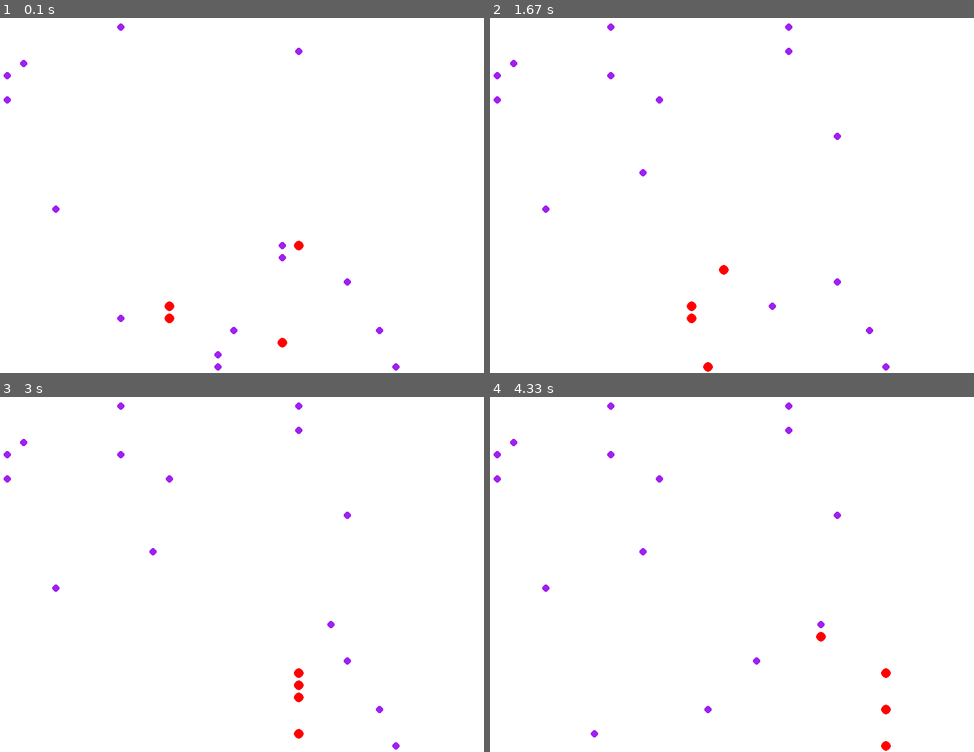
Above: before the commit, frames 1-4 (two rows, left to right).
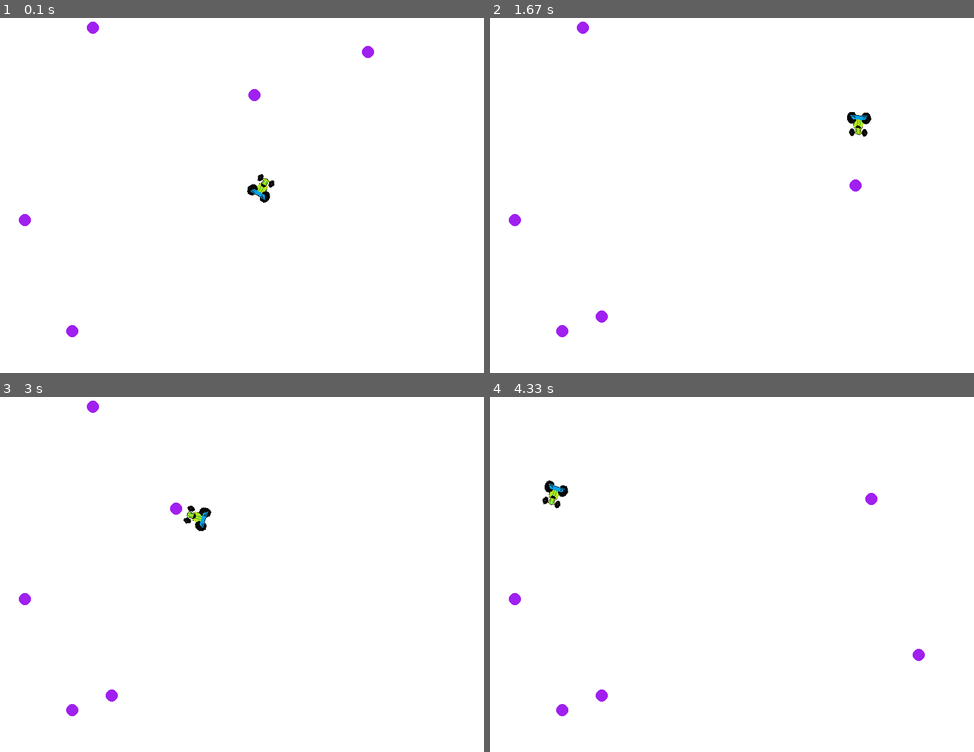
Above: after the commit, the same moments.

Repository: ZePedro34/pap-neat
Game: pygame game, started from Simulation.py
Same seed, same stepped clock (60 frames per second), same inputs: the game is played once before the commit and once after it.
Inputs:
- Up to frame 1 (0.1 s): no input
- Up to frame 2 (1.67 s): no input
- Up to frame 3 (3 s): no input
- Up to frame 4 (4.33 s): no input

The runs differ from the first frame. In frame 1, 1.0% of the frame differs, in the area x 0-83%, y 1-100%; in frame 2, 1.1%; in frame 3, 1.0%; in frame 4, 1.1%, in the area x 0-90%, y 1-100%.

Commit message:
Transformations using vectors and relative positions

Diff:
--- a/BetterHeadFoodPreyController.py
+++ b/BetterHeadFoodPreyController.py
@@ -1,51 +1,18 @@
+import math
 import random
+from MathUtils import getAngDegrees, getAngRads, pointRelative
 from PreyState import PreyState
 from WorldState import WorldState
 
 
 class BetterHeadFoodPreyController:
-    def execute(self, ws: WorldState, preyState: PreyState):
-        if len(ws.food) > 0:
-            f = ws.getNearestFood(preyState)
-            if f.posX < preyState.posX and not self.isPreyInPosition(ws, preyState.posX - 1, preyState.posY):
-                preyState.posX -= 1
-            elif f.posX > preyState.posX and not self.isPreyInPosition(ws, preyState.posX + 1, preyState.posY):
-                preyState.posX += 1
-            elif f.posY < preyState.posY and not self.isPreyInPosition(ws, preyState.posX, preyState.posY - 1):
-                preyState.posY -= 1
-            elif f.posY > preyState.posY and not self.isPreyInPosition(ws, preyState.posX, preyState.posY + 1):
-                preyState.posY += 1
+    def execute(self, ws: WorldState, preyState: PreyState) -> None:
+        #print("--------------------------------------")
 
-    def isPreyInPosition(self, ws: WorldState, x: int, y: int):
-        for prey in ws.preys:
-            if prey.posX == x and prey.posY == y:
-                return True
-        return False
-
-    def rotateRight(self, preyState: PreyState):
-        if preyState.oriX == 1:  # head right
-            preyState.oriX = 0
-            preyState.oriY = 1
-        elif preyState.oriY == 1:  # head up
-            preyState.oriX = -1
-            preyState.oriY = 0
-        elif preyState.oriX == -1:  # head left
-            preyState.oriX = 0
-            preyState.oriY = -1
-        else:  # head down
-            preyState.oriX = 1
-            preyState.oriY = 0
-
-    def rotateLeft(self, preyState: PreyState):
-        if preyState.oriX == 1:  # head right
-            preyState.oriX = 0
-            preyState.oriY = -1
-        elif preyState.oriY == -1:  # head down
-            preyState.oriX = -1
-            preyState.oriY = 0
-        elif preyState.oriX == -1:  # head left
-            preyState.oriX = 0
-            preyState.oriY = 1
-        else:  # head up
-            preyState.oriX = 1
-            preyState.oriY = 0
+        if(len(ws.food)):
+            nearestFood = ws.getNearestFood(preyState)
+            nearestFoodRelative = pointRelative(preyState.transform.pos, preyState.transform.ori, nearestFood.pos)
+            preyState.moveForward(nearestFoodRelative[0])
+            preyState.rotate(getAngRads(nearestFoodRelative))
+            #print("f", nearestFoodRelative, getAngDegrees(nearestFoodRelative))
+            #print("p", preyState.transform.pos, getAngDegrees(preyState.transform.ori))
--- a/FoodState.py
+++ b/FoodState.py
@@ -1,4 +1,3 @@
 class FoodState:
-    def __init__(self, posX: int, posY: int):
-        self.posX = posX
-        self.posY = posY
+    def __init__(self, pos=(0, 0)):
+        self.pos = pos
--- /dev/null
+++ b/MathUtils.py
@@ -0,0 +1,21 @@
+import math
+
+def distance(p1, p2):
+    return math.dist(p1, p2)
+
+def getAngRads(vector):
+    return math.atan2(vector[1], vector[0])
+
+def getAngDegrees(vector):
+    return math.degrees(getAngRads(vector))
+
+def rotate(point, angRads):
+        newX = math.cos(angRads) * point[0] - math.sin(angRads) * point[1]
+        newY = math.sin(angRads) * point[0] + math.cos(angRads) * point[1]
+        return (newX, newY)
+
+def pointRelative(refPos, refOri, pointPos):
+    rpX = pointPos[0] - refPos[0]
+    rpY = pointPos[1] - refPos[1]
+    refOriRads = getAngRads(refOri)
+    return rotate((rpX, rpY), -refOriRads)
--- a/PreyState.py
+++ b/PreyState.py
@@ -1,6 +1,20 @@
+import math
+from Transform import Transform
+
 class PreyState:
-    def __init__(self, posX: int, posY: int, oriX: int, oriY: int):
-        self.posX = posX
-        self.posY = posY
-        self.oriX = oriX
-        self.oriY = oriY
+    def __init__(self, pos=(0, 0), ori= (1, 0)):
+        self.transform = Transform(pos, ori)
+        self.maxTheta = math.radians(10)
+        self.maxDl = 5
+
+    def rotate(self, angRads):
+        if(angRads>0):
+            self.transform.rotate(min(angRads, self.maxTheta))
+        else:
+            self.transform.rotate(max(angRads, -self.maxTheta))
+
+    def moveForward(self, dl):
+        if(dl>0):
+            self.transform.moveForward(min(dl, self.maxDl))
+        else:
+            self.transform.moveForward(max(dl, -self.maxDl))
--- a/PyGameRenderer.py
+++ b/PyGameRenderer.py
@@ -1,5 +1,6 @@
+import math
 import pygame
-
+from MathUtils import getAngDegrees
 from WorldState import WorldState
 
 class PyGameRenderer:
@@ -10,7 +11,10 @@
         self.screen = pygame.display.set_mode((self.screenWidth, self.screenHeight))
         self.clock = pygame.time.Clock()
 
-        self.showGrid = showGrid
+        self.carImg = pygame.image.load('assets/racecar.png')
+        self.carImgScale = 40
+        self.carImg = pygame.transform.scale(self.carImg, (self.carImgScale, self.carImgScale))
+        self.carImg = pygame.transform.rotate(self.carImg, -90)
 
     def destroy(self) -> None:
         pygame.quit
@@ -21,22 +25,18 @@
             None
         self.screen.fill("white")
 
-        cellWidth = self.screenWidth / ws.numCols
-        cellHeight = self.screenHeight / ws.numRows
-
-        if (self.showGrid):
-            for i in range(ws.numCols):
-                for j in range(ws.numRows):
-                    pygame.draw.rect(self.screen, "black", (i*cellWidth, j*cellHeight, cellWidth, cellHeight), 1)
-
         for p in ws.preys:
-            pygame.draw.circle(self.screen, "red", (p.posX*cellWidth + cellWidth/2, p.posY*cellHeight + cellHeight/2), cellWidth/3)
+            preyScreen = self.world2Screen(p.transform.pos, ws)
+            carRotated = pygame.transform.rotate(self.carImg, getAngDegrees(p.transform.ori))
+            self.screen.blit(carRotated, (preyScreen[0]-self.carImgScale/2, preyScreen[1]-self.carImgScale/2))
 
         for f in ws.food:
-            pygame.draw.circle(self.screen, "purple", (f.posX*cellWidth + cellWidth/2, f.posY*cellHeight + cellHeight/2), cellWidth/4)
-
-
+            foodScreen = self.world2Screen(f.pos, ws)
+            pygame.draw.circle(self.screen, "purple", foodScreen, 10)
 
 
         pygame.display.flip()
         #self.clock.tick(framerate)
+
+    def world2Screen(self, pos, ws: WorldState):
+        return (pos[0]+abs(ws.min[0]), -pos[1]+abs(ws.min[1]))
--- a/Simulation.py
+++ b/Simulation.py
@@ -15,9 +15,9 @@
     simLogic = SimulationLogic()
 
     ws = WorldState()
-    framerate = 5
-
-    while(ws.isActive()):
+    framerate = 60
+    timestamp = 0
+    while(timestamp < 15):
 
         for p in ws.preys:
            preyCtrl.execute(ws, p)
@@ -26,8 +26,8 @@
 
         renderer.render(ws)
 
-        time.sleep(1 / framerate)
-        ws.timestamp += 1 /framerate
+        time.sleep(1/framerate)
+        timestamp += 1/framerate
 
 
 
--- a/SimulationLogic.py
+++ b/SimulationLogic.py
@@ -1,5 +1,6 @@
 import random
 from FoodState import FoodState
+from MathUtils import distance
 from WorldState import WorldState
 
 
@@ -7,6 +8,6 @@
     def run(self, ws: WorldState):
         for p in ws.preys:
             for f in ws.food:
-                if (p.posX == f.posX and p.posY == f.posY):
+                if (distance(p.transform.pos, f.pos) < 20):
                     ws.food.remove(f)
-                    ws.food.append(FoodState(random.randint(0, ws.numCols-1), random.randint(0, ws.numRows-1)))
+                    ws.food.append(FoodState(ws.getRandomPos()))
--- /dev/null
+++ b/Transform.py
@@ -0,0 +1,16 @@
+import math
+
+from MathUtils import rotate
+
+class Transform:
+    def __init__(self, pos=(0, 0), ori=(1, 0)) -> None:
+        self.pos = pos
+        self.ori = ori
+
+    def moveForward(self, dl):
+        newX = self.pos[0] + dl * self.ori[0]
+        newY = self.pos[1] + dl * self.ori[1]
+        self.pos = (newX, newY)
+
+    def rotate(self, angRads):
+        self.ori = rotate(self.ori, angRads)
--- a/WorldState.py
+++ b/WorldState.py
@@ -1,36 +1,40 @@
 import random
 from FoodState import FoodState
+from MathUtils import distance
 from PreyState import PreyState
 
 
 class WorldState:
     def __init__(self):
-        self.timestamp = 0
-        self.numCols = 30
-        self.numRows = 30
+        self.min = (-400, -300)
+        self.max = (400, 300)
 
         self.preys = []
         self.food = []
 
-        for i in range(4):
-            self.preys.append(PreyState(random.randint(0, self.numCols-1), random.randint(0, self.numRows-1), 1, 0))
+        self.preys.append(PreyState((0,0), (1,0)))
 
-        for i in range(15):
-            self.food.append(FoodState(random.randint(0, self.numCols-1), random.randint(0, self.numRows-1)))
+        for i in range(5):
+            self.food.append(FoodState(self.getRandomPos()))
 
+        #self.food.append(FoodState((200, 0)))
+        #self.food.append(FoodState((200, 200)))
+        #self.food.append(FoodState((0, 200)))
+        #self.food.append(FoodState((-200, 200)))
+        #self.food.append(FoodState((-200, 0)))
+        #self.food.append(FoodState((-200, -200)))
+        #self.food.append(FoodState((0, -200)))
+        #self.food.append(FoodState((200, -200)))
 
     def getNearestFood(self, preyState: PreyState):
         distanceFood = []
         for f in self.food:
-            dist = self.manhattanDistance(preyState, f)
+            dist = distance(preyState.transform.pos, f.pos)
             distanceFood.append((dist, f))
 
         distanceFood.sort(key=lambda x: x[0])
-
         return distanceFood[0][1]
 
-    def isActive(self):
-        return len(self.food) > 0
-
-    def manhattanDistance(self, ps: PreyState, fs: FoodState):
-        return abs(ps.posX - fs.posX) + abs(ps.posY - fs.posY)
+    def getRandomPos(self):
+        margin = 25
+        return random.randint(self.min[0] + margin, self.max[0] - margin), random.randint(self.min[1] + margin, self.max[1] - margin)
Binary file added: assets/racecar.png
